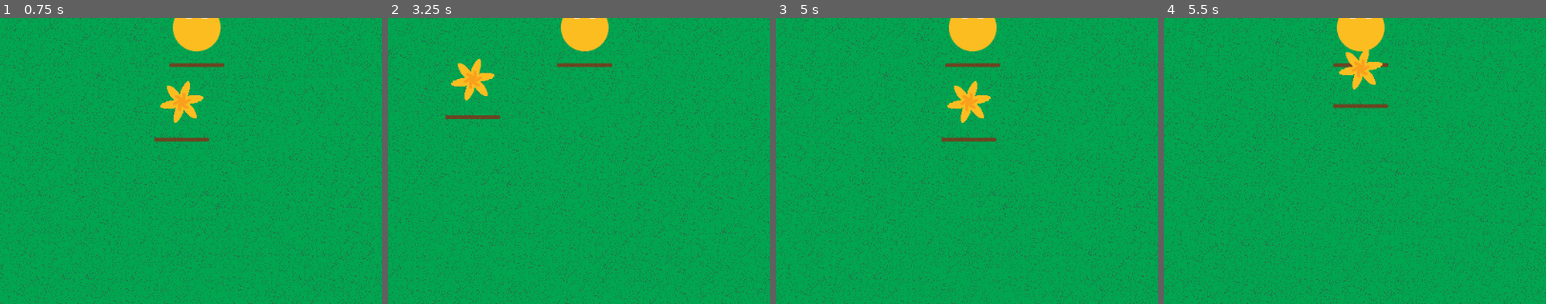
Above: before the commit, frames 1-4 (left to right).
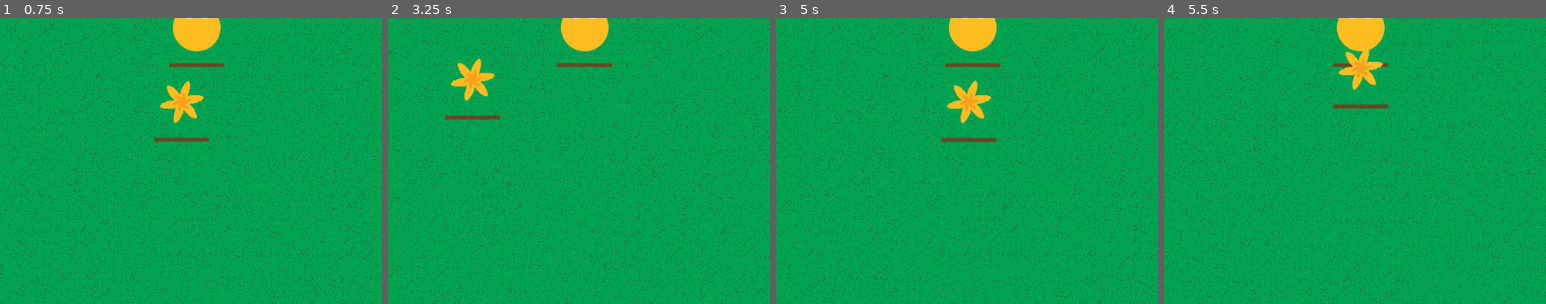
Above: after the commit, the same moments.

Repository: Silvester56/lastflower
Game: Godot game, scene res://scenes/game.tscn
The game is run twice, just before and just after one commit, with the same random seed, the same clock (stepped at 60 frames per second) and the same inputs. The project has no main scene, so this scene is started directly.
Inputs (mouse positions are % of the whole screen's width and height, from its top left):
- Up to frame 1 (0.75 s): tap Enter at 0.5 s; move the mouse to (72, 45) at 0.52 s; hold D (right) from 0.53 s (still down); tap Space (melee) at 0.6 s
- Up to frame 2 (3.25 s): move the mouse to (30, 55) at 1.27 s; release D (right) at 1.28 s; hold S (down) 1.28-2.03 s; click (30, 55) at 1.35 s; move the mouse to (60, 28) at 2.02 s; hold D (right) 2.03-2.78 s; tap Space (melee) at 2.1 s; move the mouse to (45, 70) at 2.77 s; hold W (up) from 2.78 s (still down); click (45, 70) at 2.85 s
- Up to frame 3 (5 s): move the mouse to (80, 65) at 3.52 s; release W (up) at 3.53 s; hold A (left) from 3.53 s (still down); tap Space (melee) at 3.6 s; move the mouse to (20, 35) at 4.27 s; click (20, 35) at 4.35 s
- Up to frame 4 (5.5 s): move the mouse to (55, 50) at 5.02 s; release A (left) at 5.03 s; hold S (down) from 5.03 s (still down); tap Space (melee) at 5.1 s
The pictures show only the part of the screen within x 24-74%, y 48-98%; the shares and areas given below are measured in that part.

Frame 1 is identical in both runs. In frame 2, 0.1% of the frame differs, in the area x 15-30%, y 14-36%; in frame 3, 0.1%; in frame 4, 0.1%, in the area x 44-59%, y 11-32%.

Commit message:
Add upgrades icons and make the flower grow with time

Diff:
--- a/scripts/game.gd
+++ b/scripts/game.gd
@@ -18,11 +18,11 @@
 	if upgradeId == "THORNS":
 		return 128
 	if upgradeId == "SHOOTING_WEAPON":
-		return 0
+		return 160
 	if upgradeId == "SHOOTING_POWER":
-		return 0
+		return 224
 	if upgradeId == "SHOOTING_COOLDOWN":
-		return 0
+		return 192
 	return 0
 
 func _on_spawn_timeout() -> void:
@@ -61,7 +61,9 @@
 
 func increaseDifficulty(seconds):
 	$Spawn.wait_time = 1 - float(seconds) / 2000
-	percentageOfGame = seconds / 18
+	percentageOfGame = float(seconds) / 18
+	$Flower.scale.x = 1 + percentageOfGame / 25
+	$Flower.scale.y = 1 + percentageOfGame / 25
 
 func gameover():
 	$Player/GameOver.show()
Binary file changed: assets/upgrades.png
